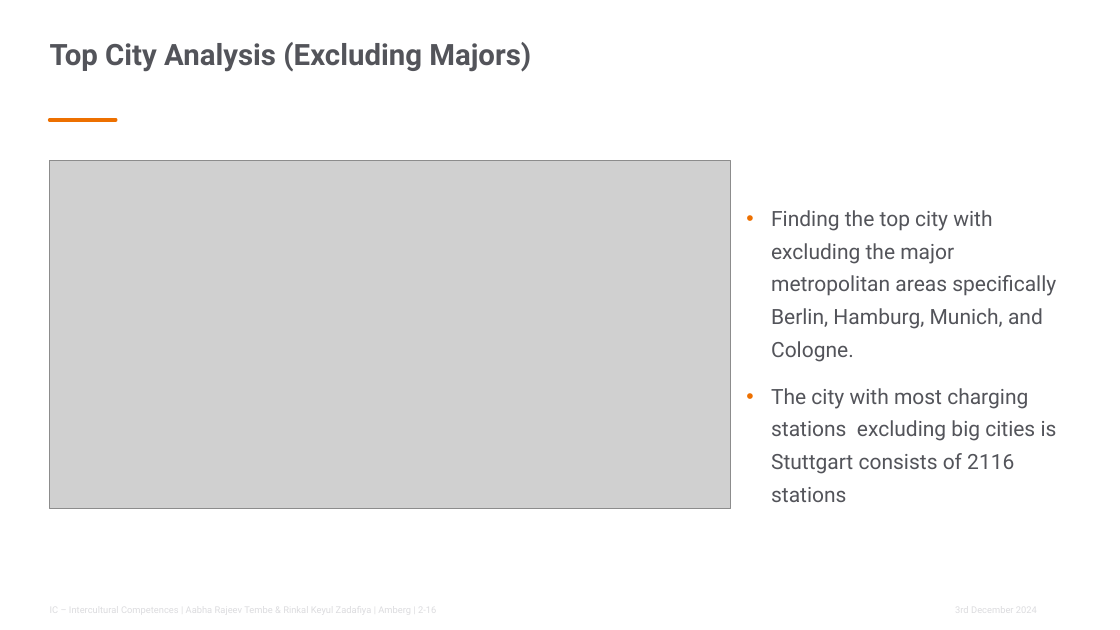
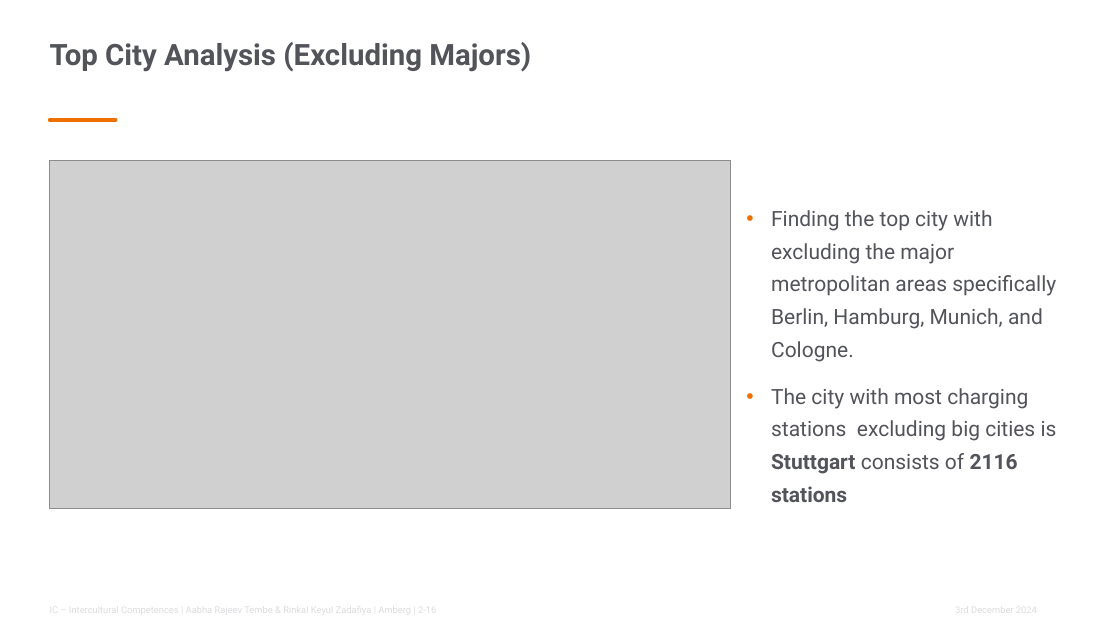
Before and after one commit to SathwikSharma226/PRS_FinalProject_EVGermany, a slide deck: slide 7 of PRS_Presentation_EVGermany.pptx. Drawn at 1120x630 pixels with LibreOffice and Linux fonts; fonts in the diff are those of the drawing; grey boxes stand for pictures; background and template pictures are left out. Boxes give left, top, right and bottom in pixels: in the first picture for what was removed or moved away, otherwise in the second. Text is boxed around its words. In the diff, an @@ line names an element or a change of style, - is before the commit and + after.

```diff
--- a/PRS_Presentation_EVGermany.pptx
+++ b/PRS_Presentation_EVGermany.pptx
@@ text at box(771, 388, 1057, 502): bold on in "Stuttgart 2116 stations" @@
```
Also in this commit, not shown: 2 other slides changed, 3 other files.
